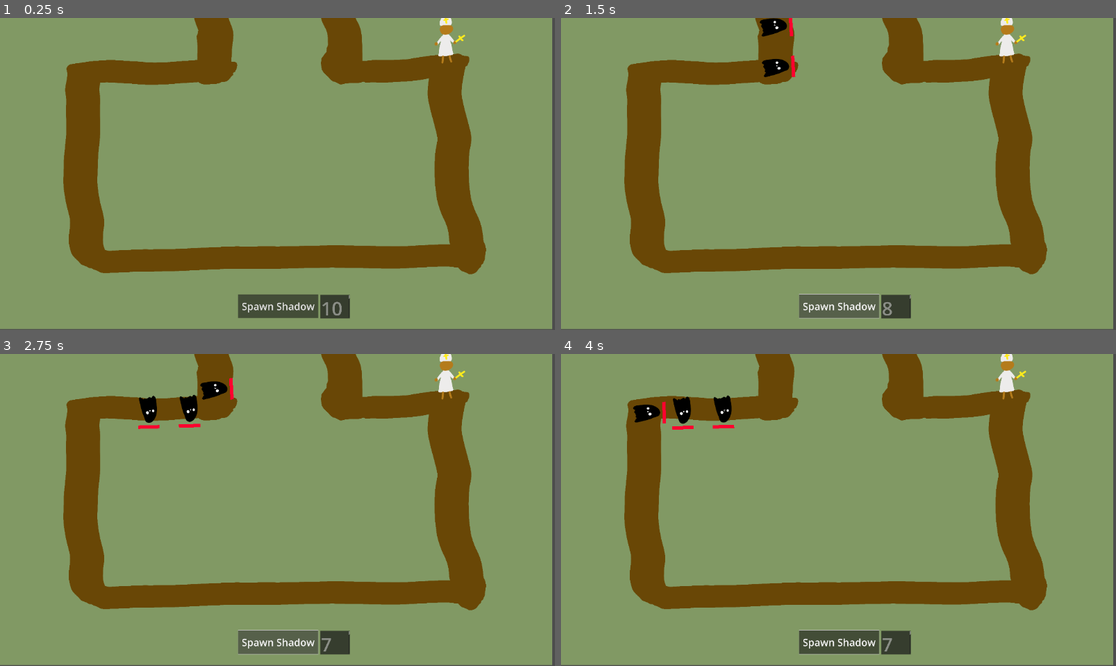
Above: before the commit, frames 1-4 (two rows, left to right).
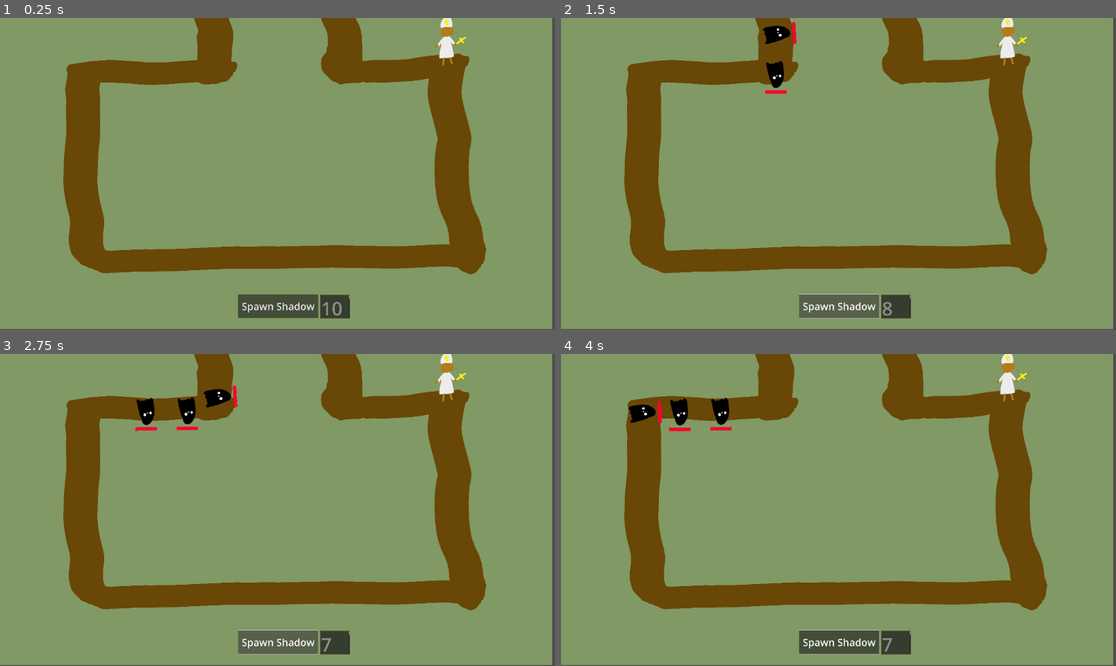
Above: after the commit, the same moments.

Repository: IndiSnacks/PS-Game-Jam-2024
Game: Godot game, scene res://Scenes/jack_scene.tscn
Two runs of this game, one before a commit and one after it. Both use one fixed random seed, a clock stepped at 60 frames per second and the inputs below.
Inputs (mouse positions are in pixels of both pictures, inside the frame that each line leads up to):
- Up to frame 1 (0.25 s): no input
- Up to frame 2 (1.5 s): click "Spawn Shadow" at 0.5 s; click "Spawn Shadow" at 1.25 s
- Up to frame 3 (2.75 s): click "Spawn Shadow" at 2 s
- Up to frame 4 (4 s): move the mouse to (960, 494) at 2.77 s; click (960, 494) at 2.85 s; drag from (727, 525) to (666, 410) at 3.52 s

The runs differ from the first frame. In frame 1, 0.2% of the frame differs, in the area x 78-84%, y 0-16%; in frame 2, 0.8%; in frame 3, 0.9%, in the area x 24-84%, y 0-25%; in frame 4, 0.8%.

Commit message:
Updated Priest
Updated priest charge

Diff:
--- a/Components/priest.tscn
+++ b/Components/priest.tscn
@@ -1,15 +1,16 @@
-[gd_scene load_steps=4 format=3 uid="uid://d06kfdgdnn30r"]
+[gd_scene load_steps=4 format=3 uid="uid://wji5kg04dw5b"]
 
 [ext_resource type="Script" path="res://Scripts/damage_dealer.gd" id="1_j36fn"]
-[ext_resource type="Texture2D" uid="uid://bwryo6nkg1jkf" path="res://Art/priest.png" id="2_ameas"]
+[ext_resource type="Texture2D" path="res://Art/priest.png" id="2_ameas"]
 
 [sub_resource type="RectangleShape2D" id="RectangleShape2D_kib8k"]
 size = Vector2(264, 809.5)
 
 [node name="priest" type="Area2D"]
 script = ExtResource("1_j36fn")
-damage_speed = 1.0
+damage_speed = 0.1
 damage_amount = 100.0
+charge_increment = 0.5
 is_charge = true
 
 [node name="CollisionShape2D" type="CollisionShape2D" parent="."]
--- a/Scenes/jack_scene.tscn
+++ b/Scenes/jack_scene.tscn
@@ -1,16 +1,17 @@
-[gd_scene load_steps=5 format=3 uid="uid://dor54wbk2g1jr"]
+[gd_scene load_steps=5 format=3 uid="uid://ck17w46v603ag"]
 
-[ext_resource type="Texture2D" path="res://Art/easy_stage.png" id="1_sc7ld"]
+[ext_resource type="Texture2D" uid="uid://bwtbu06giloqr" path="res://Art/easy_stage.png" id="1_kp4wl"]
 [ext_resource type="Script" path="res://Scripts/spawning_manager.gd" id="2_an08f"]
-[ext_resource type="PackedScene" uid="uid://d06kfdgdnn30r" path="res://Components/priest.tscn" id="4_dsnyt"]
+[ext_resource type="PackedScene" uid="uid://wji5kg04dw5b" path="res://Components/priest.tscn" id="3_ri642"]
 
-[sub_resource type="Curve2D" id="Curve2D_m2n8j"]
+[sub_resource type="Curve2D" id="Curve2D_hmydw"]
+bake_interval = 0.01
 _data = {
-"points": PackedVector2Array(0, 0, 0, 0, -536, -1273, 0, 0, 0, 0, -512, -829, 0, 0, 0, 0, -1544, -801, 0, 0, 0, 0, -1504, 671, 0, 0, 0, 0, 1496, 627, 0, 0, 0, 0, 1360, -849, 0, 0, 0, 0, 520, -853, 0, 0, 0, 0, 508, -1233)
+"points": PackedVector2Array(0, 0, 0, 0, -511, -1214, 0, 0, 0, 0, -484, -807, 0, 0, 0, 0, -1580, -791, 0, 0, 0, 0, -1494, 689, 0, 0, 0, 0, 1505, 630, 0, 0, 0, 0, 1350, -909, 0, 0, 0, 0, 521, -850, 0, 0, 0, 0, 494, -1240)
 }
 point_count = 8
 
-[node name="Jack-Scene" type="Node2D"]
+[node name="Sahil-Scene" type="Node2D"]
 
 [node name="Camera2D" type="Camera2D" parent="."]
 ignore_rotation = false
@@ -19,10 +20,10 @@
 [node name="Temp-stage" type="Sprite2D" parent="."]
 position = Vector2(-16.4999, -6.04515)
 scale = Vector2(2.15771, 1.21489)
-texture = ExtResource("1_sc7ld")
+texture = ExtResource("1_kp4wl")
 
 [node name="Path2D" type="Path2D" parent="."]
-curve = SubResource("Curve2D_m2n8j")
+curve = SubResource("Curve2D_hmydw")
 
 [node name="Shadow_Spawner" type="Node2D" parent="."]
 position = Vector2(-2123, -1132)
@@ -52,7 +53,7 @@
 
 [node name="Damage_Manager" type="Node2D" parent="."]
 
-[node name="priest" parent="." instance=ExtResource("4_dsnyt")]
-position = Vector2(1336, -1032)
+[node name="priest" parent="." instance=ExtResource("3_ri642")]
+position = Vector2(1342, -1016)
 
 [connection signal="button_down" from="Shadow_Spawner/Button" to="Shadow_Spawner" method="_on_button_button_down"]
--- a/Scripts/damage_dealer.gd
+++ b/Scripts/damage_dealer.gd
@@ -2,7 +2,7 @@
 
 @export var damage_speed = 0.5
 @export var damage_amount = 0.0
-@export var charge_increment = 0.1
+@export var charge_increment = 0.0
 @export var is_aoe = false
 @export var is_charge = false
 
@@ -15,29 +15,31 @@
 
 func _process(delta):
 	timer += delta
-	if is_charge and charge < 100:
-		charge += charge_increment
+	if is_charge:
+		if charge < 100:
+			print('CHARGE: %f', charge)
+			charge += charge_increment
 	if(timer >= damage_speed):
 		timer = 0.0
 		if(!is_aoe): #damges the first target if not aoe
-			if not is_charge:
-				if(shadow_queue.size() > 0):
+			if(shadow_queue.size() > 0):
+				if is_charge:
+					if charge >= 100:
+						var target = shadow_queue[0]
+						target.take_damage(damage_amount)
+						charge = 0
+				else:
 					var target = shadow_queue[0]
 					target.take_damage(damage_amount)
-			else:
-				if(shadow_queue.size() > 0) and charge >= 100:
-					var target = shadow_queue[0]
-					target.take_damage(damage_amount)
-					charge = 0
 		if(is_aoe): #damages all in raduis if aoe
-			if not is_charge:
-				for shadow in shadow_queue:
-					shadow.take_damage(damage_amount)
-			else:
+			if is_charge:
 				if charge >= 100:
 					for shadow in shadow_queue:
 						shadow.take_damage(damage_amount)
 					charge = 0
+			else:
+				for shadow in shadow_queue:
+					shadow.take_damage(damage_amount)
 
 # Put all the nodes the area into a queue
 # Do tick damage to the top node
@@ -45,10 +47,8 @@
 # Pop the node if it leaves the area
 func _on_area_entered(area):
 	if(area.is_in_group("shadow")):
-		print('ADDED SHADOW')
 		shadow_queue.append(area)
 
 func _on_area_exited(area):
 	if(area.is_in_group("shadow")):
-		print('BYE SHADOW')
 		shadow_queue.erase(area)
